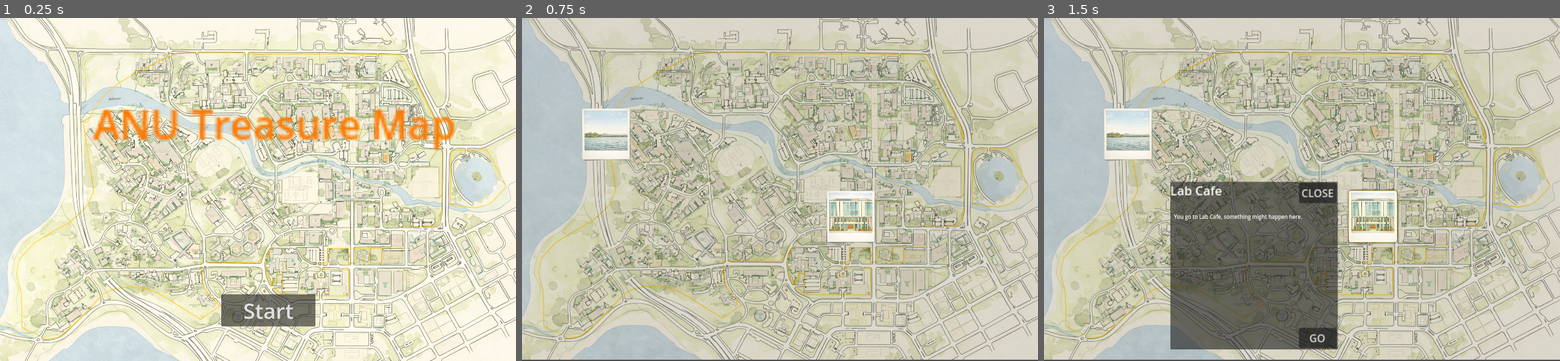
Above: before the commit, frames 1-3 (left to right).
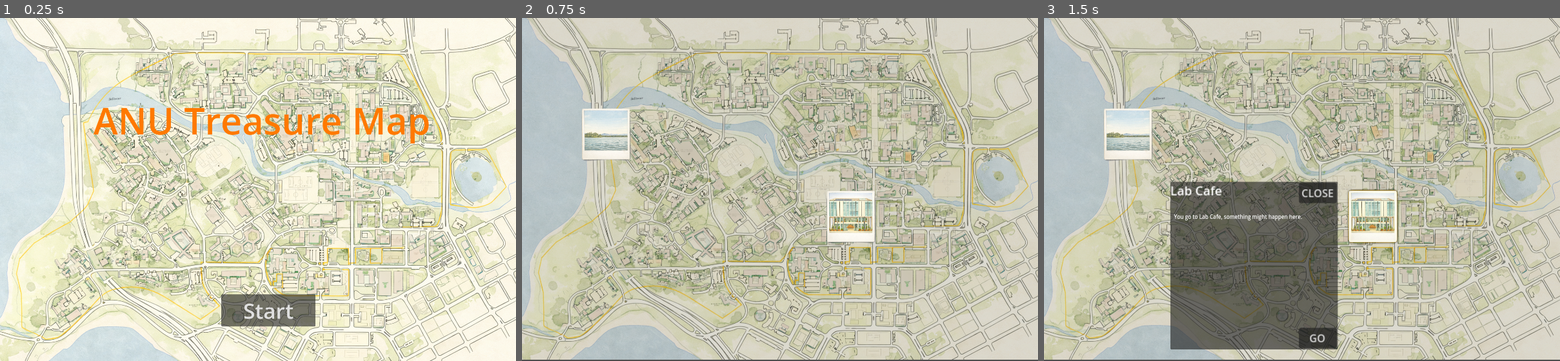
Above: after the commit, the same moments.

Repository: JeongJoonLee-kr/ANU_TreasureMap
Game: Godot game, scene res://Start.tscn
The game is run twice, just before and just after one commit, with the same random seed, the same clock (stepped at 60 frames per second) and the same inputs.
Inputs (mouse positions are in pixels of both pictures, inside the frame that each line leads up to):
- Up to frame 1 (0.25 s): no input
- Up to frame 2 (0.75 s): click "Start" at 0.5 s
- Up to frame 3 (1.5 s): click (1374, 216) at 1.25 s

The runs differ from the first frame. In frame 1, 3.9% of the frame differs, in the area x 17-89%, y 26-39%; in frame 2, nothing differs; in frame 3, nothing differs.

Commit message:
Refactor: clean up Start scene before adding in-game menu

Diff:
--- a/Godot_Game/anu-treasure-map/Start.tscn
+++ b/Godot_Game/anu-treasure-map/Start.tscn
@@ -3,10 +3,11 @@
 [ext_resource type="Script" uid="uid://c44qcr4grsjxa" path="res://control.gd" id="1_52bhu"]
 [ext_resource type="Texture2D" uid="uid://bp55syjg5uxno" path="res://resources/Map/ANU Map.png" id="1_r305v"]
 
-[node name="Start" type="Node2D"]
+[node name="Start" type="Control"]
+layout_mode = 3
+anchors_preset = 0
 
 [node name="Control" type="Control" parent="."]
-layout_mode = 3
 anchors_preset = 0
 offset_right = 40.0
 offset_bottom = 40.0
@@ -26,7 +27,7 @@
 offset_top = 230.0
 offset_right = 424.0
 offset_bottom = 253.0
-scale = Vector2(7.397213, 7.397213)
+theme_override_font_sizes/font_size = 110
 text = "ANU Treasure Map"
 
 [node name="Button" type="Button" parent="Control"]
--- a/Godot_Game/anu-treasure-map/control.gd
+++ b/Godot_Game/anu-treasure-map/control.gd
@@ -7,5 +7,5 @@
 	get_tree().change_scene_to_file("res://map.tscn")
 
 
-func _on_button_pressed() -> void:
-	pass # Replace with function body.
+#func _on_button_pressed() -> void:
+	#pass # Replace with function body.
